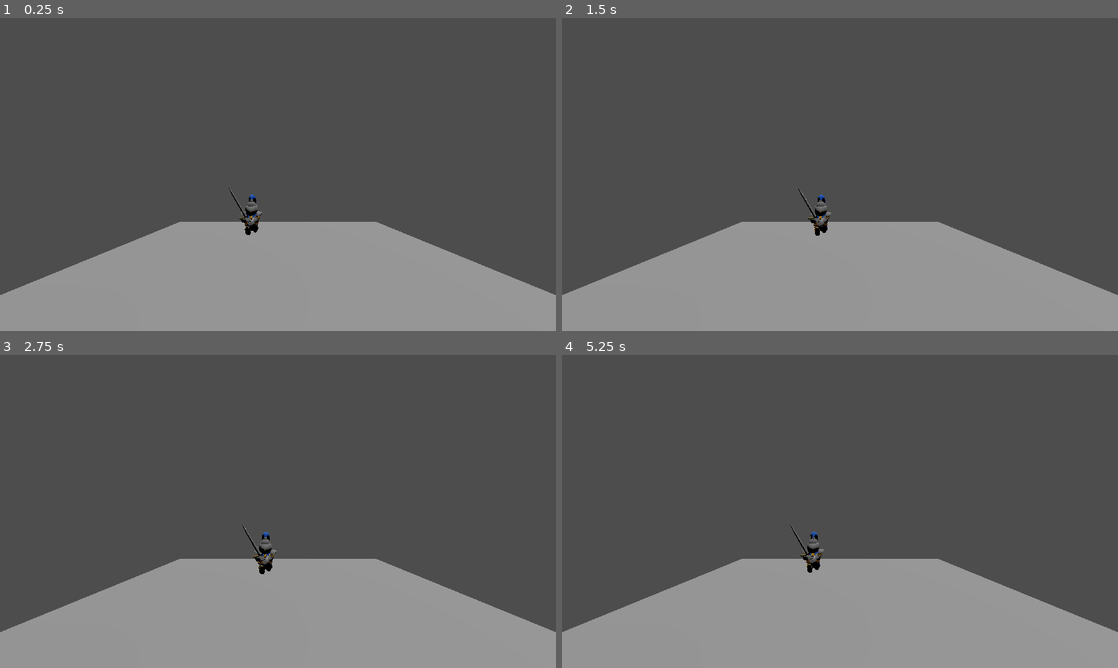
Above: before the commit, frames 1-4 (two rows, left to right).
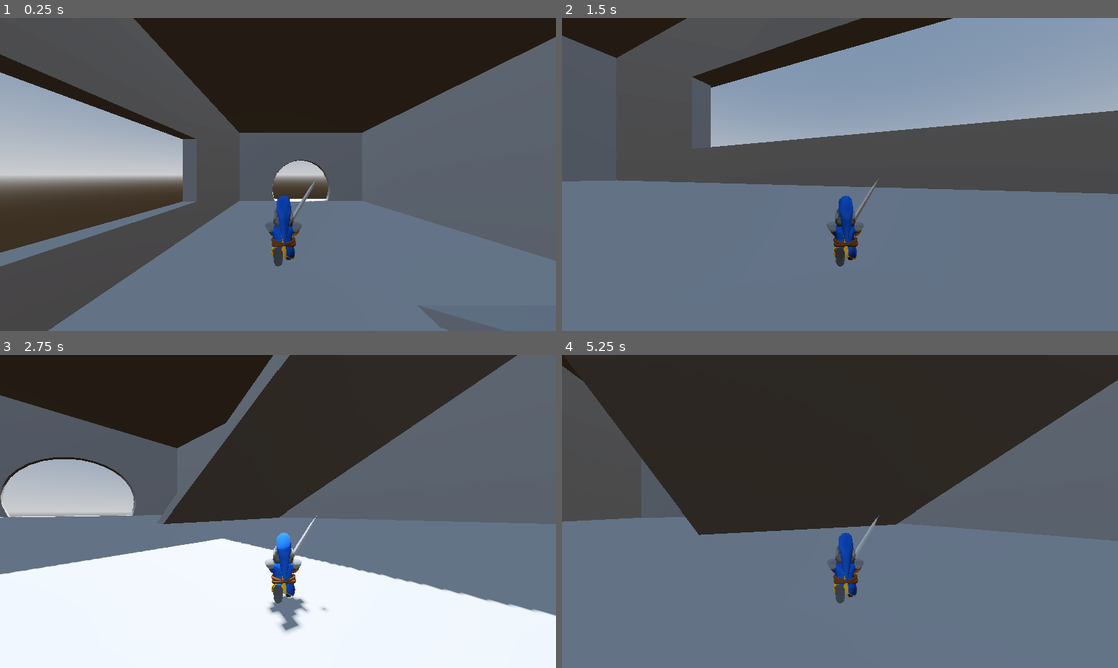
Above: after the commit, the same moments.

Repository: NickBart353/sword-n-board
Game: Godot game, scene res://scenes/main_scenes/game.tscn
The game is run twice, just before and just after one commit, with the same random seed, the same clock (stepped at 60 frames per second) and the same inputs. Before the commit the project starts from res://game.tscn.
Inputs (mouse positions are in pixels of both pictures, inside the frame that each line leads up to):
- Up to frame 1 (0.25 s): no input
- Up to frame 2 (1.5 s): tap Enter (ui_accept) at 0.5, 0.6, 0.77, 1.07, 1.35 s; move the mouse to (962, 158) at 0.52 s; hold Right (ui_right) 0.53-1.28 s; move the mouse to (728, 190) at 1.27 s; hold Down (ui_down) from 1.28 s (still down)
- Up to frame 3 (2.75 s): tap Enter (ui_accept) at 1.52, 1.82, 2.1 s; move the mouse to (333, 442) at 2.02 s; release Down (ui_down) at 2.03 s; hold Right (ui_right) from 2.03 s (still down)
- Up to frame 4 (5.25 s): move the mouse to (812, 574) at 2.77 s; release Right (ui_right) at 2.78 s; hold Up (ui_up) 2.78-3.53 s; tap Enter (ui_accept) at 2.85, 3.02, 3.32, 3.6, 3.77, 4.07, 4.35, 4.52, 4.82, 5.1 s; move the mouse to (1006, 558) at 3.52 s; hold Left (ui_left) 3.53-5.03 s; move the mouse to (673, 464) at 4.27 s; move the mouse to (867, 511) at 5.02 s; hold Down (ui_down) from 5.03 s (still down)

The runs differ from the first frame. In frame 1, 82% of the frame differs, in the area x 0-100%, y 0-100%; in frame 2, 72%; in frame 3, 94%; in frame 4, 94%.

Commit message:
basic player controller, camera movement, house grey box

Diff:
--- a/character_body_3d.gd
+++ /dev/null
@@ -1,26 +0,0 @@
-extends CharacterBody3D
-
-
-const SPEED = 5.0
-const JUMP_VELOCITY = 4.5
-
-
-func _physics_process(delta: float) -> void:
-	# Add the gravity.
-	#if not is_on_floor():
-		#velocity += get_gravity() * delta
-
-	# Handle jump.
-	if Input.is_action_just_pressed("ui_accept") and is_on_floor():
-		velocity.y = JUMP_VELOCITY
-
-	var input_dir := Input.get_vector("ui_left", "ui_right", "ui_up", "ui_down")
-	var direction := (transform.basis * Vector3(input_dir.x, 0, input_dir.y)).normalized()
-	if direction:
-		velocity.x = direction.x * SPEED
-		velocity.z = direction.z * SPEED
-	else:
-		velocity.x = move_toward(velocity.x, 0, SPEED)
-		velocity.z = move_toward(velocity.z, 0, SPEED)
-
-	move_and_slide()
--- a/game.tscn
+++ /dev/null
@@ -1,44 +0,0 @@
-[gd_scene load_steps=6 format=3 uid="uid://23kjgnpf3t1i"]
-
-[ext_resource type="Script" uid="uid://c3nvkxuk2npog" path="res://character_body_3d.gd" id="1_80nbo"]
-[ext_resource type="PackedScene" uid="uid://bdmjx20jqe0c8" path="res://assets/3d_models/TinyUnitsAnimated_RTS/BlueTeam/FBX/BlueTeam_TwoHandSwordsMen_Unit.fbx" id="2_e2o6t"]
-
-[sub_resource type="CapsuleShape3D" id="CapsuleShape3D_e2o6t"]
-
-[sub_resource type="BoxShape3D" id="BoxShape3D_80nbo"]
-size = Vector3(20, 1, 20)
-
-[sub_resource type="BoxMesh" id="BoxMesh_e2o6t"]
-size = Vector3(20, 1, 20)
-
-[node name="Node" type="Node"]
-
-[node name="CharacterBody3D" type="CharacterBody3D" parent="."]
-transform = Transform3D(1, 0, 0, 0, 1, 0, 0, 0, 1, 0, 64.26077, 0)
-script = ExtResource("1_80nbo")
-
-[node name="CollisionShape3D" type="CollisionShape3D" parent="CharacterBody3D"]
-transform = Transform3D(1, 0, 0, 0, 1, 0, 0, 0, 1, 0, 1.4094403, 0)
-shape = SubResource("CapsuleShape3D_e2o6t")
-
-[node name="BlueTeam_TwoHandSwordsMen_Unit2" parent="CharacterBody3D" instance=ExtResource("2_e2o6t")]
-transform = Transform3D(10, 0, 0, 0, 10, 0, 0, 0, 10, -12.899299, -55.2481, 5.3288307)
-
-[node name="DirectionalLight3D" type="DirectionalLight3D" parent="."]
-transform = Transform3D(0.9907526, 0, 0.13568099, -0.13557906, -0.038754098, 0.99000835, 0.005258194, -0.9992488, -0.03839572, 0, 8.562067, 0)
-
-[node name="StaticBody3D" type="StaticBody3D" parent="."]
-transform = Transform3D(10, 0, 0, 0, 10, 0, 0, 0, 10, 0, -10.651558, 0.8529532)
-metadata/_edit_group_ = true
-
-[node name="CollisionShape3D" type="CollisionShape3D" parent="StaticBody3D"]
-shape = SubResource("BoxShape3D_80nbo")
-
-[node name="MeshInstance3D" type="MeshInstance3D" parent="StaticBody3D"]
-mesh = SubResource("BoxMesh_e2o6t")
-
-[node name="Marker3D" type="Marker3D" parent="."]
-transform = Transform3D(1, 0, 0, 0, 1, 0, 0, 0, 1, 0, 151.53079, 200.10419)
-
-[node name="Camera3D" type="Camera3D" parent="Marker3D"]
-transform = Transform3D(1, 0, 0, 0, 0.99939084, -0.0348995, 0, 0.034899496, 0.99939084, 0, -116.44017, -90.33026)
--- a/project.godot
+++ b/project.godot
@@ -11,7 +11,7 @@
 [application]
 
 config/name="SwordNBoard"
-run/main_scene="res://game.tscn"
+run/main_scene="res://scenes/main_scenes/game.tscn"
 config/features=PackedStringArray("4.5", "Forward Plus")
 config/icon="res://icon.svg"
 
@@ -58,3 +58,7 @@
 , Object(InputEventKey,"resource_local_to_scene":false,"resource_name":"","device":-1,"window_id":0,"alt_pressed":false …(183 unchanged characters)…
 ]
 }
+
+[physics]
+
+3d/physics_engine="Jolt Physics"
--- /dev/null
+++ b/scenes/component_scenes/player.tscn
@@ -0,0 +1,28 @@
+[gd_scene load_steps=4 format=3 uid="uid://dv5kbi381wtxm"]
+
+[ext_resource type="Script" uid="uid://c3nvkxuk2npog" path="res://scripts/player.gd" id="1_jlpcf"]
+[ext_resource type="PackedScene" uid="uid://bdmjx20jqe0c8" path="res://assets/3d_models/TinyUnitsAnimated_RTS/BlueTeam/FBX/BlueTeam_TwoHandSwordsMen_Unit.fbx" id="2_hfxgv"]
+
+[sub_resource type="CapsuleShape3D" id="CapsuleShape3D_jlpcf"]
+radius = 0.22998047
+height = 0.8920083
+
+[node name="Player" type="CharacterBody3D" node_paths=PackedStringArray("CAMERA_CONTROLLER")]
+transform = Transform3D(10, 0, 0, 0, 10, 0, 0, 0, 10, 0, 0, 0)
+script = ExtResource("1_jlpcf")
+TILT_LOWER_LIMIT = 180.0
+TILT_UPPER_LIMIT = 0.0
+CAMERA_CONTROLLER = NodePath("Marker3D/Camera3D")
+
+[node name="BlueTeam_TwoHandSwordsMen_Unit2" parent="." instance=ExtResource("2_hfxgv")]
+transform = Transform3D(-0.5, 0, -4.371139e-08, 0, 0.5, 0, 4.371139e-08, 0, -0.5, 0, 0, 0)
+
+[node name="Marker3D" type="Marker3D" parent="."]
+
+[node name="Camera3D" type="Camera3D" parent="Marker3D"]
+transform = Transform3D(0.1, 0, 0, 0, 0.091868095, 0.039500043, 0, 0.039500043, -0.091868095, -0.06244869, 1.2704912, 2.329045)
+fov = 90.0
+
+[node name="CollisionShape3D" type="CollisionShape3D" parent="."]
+transform = Transform3D(1, 0, 0, 0, 1, 0, 0, 0, 1, 0, 0.35990644, 0)
+shape = SubResource("CapsuleShape3D_jlpcf")
--- /dev/null
+++ b/scenes/main_scenes/game.tscn
@@ -0,0 +1,128 @@
+[gd_scene load_steps=5 format=3 uid="uid://23kjgnpf3t1i"]
+
+[ext_resource type="PackedScene" uid="uid://dv5kbi381wtxm" path="res://scenes/component_scenes/player.tscn" id="1_fdak3"]
+
+[sub_resource type="ProceduralSkyMaterial" id="ProceduralSkyMaterial_pv3u3"]
+sky_horizon_color = Color(0.66224277, 0.6717428, 0.6867428, 1)
+ground_horizon_color = Color(0.66224277, 0.6717428, 0.6867428, 1)
+
+[sub_resource type="Sky" id="Sky_fdak3"]
+sky_material = SubResource("ProceduralSkyMaterial_pv3u3")
+
+[sub_resource type="Environment" id="Environment_fqmia"]
+background_mode = 2
+sky = SubResource("Sky_fdak3")
+tonemap_mode = 2
+glow_enabled = true
+
+[node name="Main" type="Node3D"]
+
+[node name="WorldEnvironment" type="WorldEnvironment" parent="."]
+environment = SubResource("Environment_fqmia")
+
+[node name="DirectionalLight3D" type="DirectionalLight3D" parent="."]
+transform = Transform3D(-0.8660254, -0.43301278, 0.25000003, 0.08682413, 0.3621677, 0.9280604, -0.49240392, 0.8254299, -0.27605045, 0, 176.30002, -184)
+shadow_enabled = true
+
+[node name="CSGCombiner3D" type="CSGCombiner3D" parent="."]
+use_collision = true
+
+[node name="Floor2" type="CSGBox3D" parent="CSGCombiner3D"]
+transform = Transform3D(1, 0, 0, 0, 1, 0, 0, 0, 1, 0.8499985, 33.15, 0)
+use_collision = true
+size = Vector3(77.5, 1.7, 145)
+
+[node name="FloorHole" type="CSGBox3D" parent="CSGCombiner3D/Floor2"]
+transform = Transform3D(1, 0, 0, 0, 1, 0, 0, 0, 1, 12.399999, 0.9000015, 18.95)
+operation = 2
+size = Vector3(22.2, 8, 48.5)
+
+[node name="Floor" type="CSGBox3D" parent="CSGCombiner3D"]
+use_collision = true
+size = Vector3(60, 5, 145)
+
+[node name="BackWall" type="CSGBox3D" parent="CSGCombiner3D"]
+transform = Transform3D(1, 0, 0, 0, 1, 0, 0, 0, 1, 3.8146973e-06, 18.25, 71.05)
+size = Vector3(66, 31.5, 3)
+
+[node name="Window" type="CSGBox3D" parent="CSGCombiner3D/BackWall"]
+transform = Transform3D(1, 0, 0, 0, 1, 0, 0, 0, 1, -14.764292, -2.7284708, 0.5529251)
+operation = 2
+size = Vector3(10.8, 11.400001, 7.4)
+
+[node name="Window2" type="CSGBox3D" parent="CSGCombiner3D/BackWall"]
+transform = Transform3D(1, 0, 0, 0, 1, 0, 0, 0, 1, 13.43571, -4.028471, 0.5529251)
+operation = 2
+size = Vector3(10.8, 11.400001, 7.4)
+
+[node name="FrontWall" type="CSGBox3D" parent="CSGCombiner3D"]
+transform = Transform3D(1, 0, 0, 0, 1, 0, 0, 0, 1, 3.8146973e-06, 18.25, -68.45)
+size = Vector3(66, 31.5, 3)
+
+[node name="DoorHole" type="CSGCylinder3D" parent="CSGCombiner3D/FrontWall"]
+transform = Transform3D(1.9106855e-15, -4.371139e-08, 1, -1, -4.371139e-08, 0, 4.371139e-08, -1, -4.371139e-08, 0.24999452, -10.674997, -0.08125305)
+operation = 2
+radius = 12.7
+height = 4.4375
+sides = 32
+
+[node name="RightWall" type="CSGBox3D" parent="CSGCombiner3D"]
+transform = Transform3D(1, 0, 0, 0, 1, 0, 0, 0, 1, 28.5, 17.5, 0)
+size = Vector3(3, 30, 151)
+
+[node name="LeftWall" type="CSGBox3D" parent="CSGCombiner3D"]
+transform = Transform3D(1, 0, 0, 0, 1, 0, 0, 0, 1, -28.500002, 17.5, 0)
+size = Vector3(3, 33, 151)
+
+[node name="Window" type="CSGBox3D" parent="CSGCombiner3D/LeftWall"]
+transform = Transform3D(1, 0, 0, 0, 1, 0, 0, 0, 1, -1.0285778, -2.6569424, 4.555847)
+operation = 2
+size = Vector3(10.8, 12.900001, 69.8)
+
+[node name="TriangleFront" type="CSGBox3D" parent="CSGCombiner3D"]
+transform = Transform3D(0.70710677, -0.70710677, 0, 0.70710677, 0.70710677, 0, 0, 0, 1, 1.3950443, 31.033127, -68.49117)
+size = Vector3(55.9, 56.2, 3)
+
+[node name="BottomRemoved" type="CSGBox3D" parent="CSGCombiner3D/TriangleFront"]
+transform = Transform3D(0.70710677, -0.70710677, 0, 0.70710677, 0.70710677, 0, 0, 0, 1, -19.065632, -19.867271, -1.6437378)
+operation = 2
+size = Vector3(60.014175, 101.40558, 15.004517)
+
+[node name="Window" type="CSGBox3D" parent="CSGCombiner3D/TriangleFront"]
+transform = Transform3D(1, 0, 0, 0, 1, 0, 0, 0, 1, 11.035709, 11.071529, 0.5529251)
+operation = 2
+size = Vector3(10.8, 11.400001, 7.4)
+
+[node name="TriangleBack" type="CSGBox3D" parent="CSGCombiner3D"]
+transform = Transform3D(0.70710677, -0.70710677, 0, 0.70710677, 0.70710677, 0, 0, 0, 1, 0.77788675, 32.16242, 71.063545)
+size = Vector3(56.2, 55.7, 3)
+metadata/_edit_group_ = true
+
+[node name="BottomRemoved" type="CSGBox3D" parent="CSGCombiner3D/TriangleBack"]
+transform = Transform3D(0.70710677, -0.70710677, 0, 0.70710677, 0.70710677, 0, 0, 0, 1, -19.065632, -19.867271, -1.6437378)
+operation = 2
+size = Vector3(60.014175, 101.40558, 15.004517)
+
+[node name="Window" type="CSGBox3D" parent="CSGCombiner3D/TriangleBack"]
+transform = Transform3D(1, 0, 0, 0, 1, 0, 0, 0, 1, 11.035709, 11.071529, 0.5529251)
+operation = 2
+size = Vector3(10.8, 11.400001, 7.4)
+
+[node name="LeftRoof" type="CSGBox3D" parent="CSGCombiner3D"]
+transform = Transform3D(0.7071067, -0.7071067, 0, 0.7071067, 0.7071067, 0, 0, 0, 1, 21.580963, 52.270008, 1.368588)
+size = Vector3(2.2, 62.3, 162.6)
+
+[node name="RightRoof" type="CSGBox3D" parent="CSGCombiner3D"]
+transform = Transform3D(0.70710677, 0.70710677, 0, -0.70710677, 0.70710677, 0, 0, 0, 1, -19.198605, 52.12921, 1.2000046)
+size = Vector3(2.1000001, 61.8, 162.6)
+
+[node name="Stair" type="CSGBox3D" parent="CSGCombiner3D"]
+transform = Transform3D(1, 0, 0, 0, 0.8660254, 0.5, 0, -0.5, 0.8660254, 13.250001, 17.324999, 15.23394)
+size = Vector3(22.2, 1, 65.4)
+
+[node name="Stair" type="CSGBox3D" parent="CSGCombiner3D/Stair"]
+transform = Transform3D(1, 0, 0, 0, 1, 0, 0, 0, 1, -13.050001, 30.526873, -90.5557)
+size = Vector3(22.2, 1, 14.5)
+
+[node name="Player" parent="." instance=ExtResource("1_fdak3")]
+transform = Transform3D(10, 0, 0, 0, 10, 0, 0, 0, 10, -10, 13.000001, 0)
--- /dev/null
+++ b/scripts/player.gd
@@ -0,0 +1,64 @@
+extends CharacterBody3D
+
+
+const SPEED = 10.0
+const JUMP_VELOCITY = 4.5
+
+func _ready() -> void:
+	Input.set_mouse_mode(Input.MOUSE_MODE_CAPTURED)
+
+func _physics_process(delta: float) -> void:
+	# Add the gravity.
+	if not is_on_floor():
+		velocity += get_gravity() * delta
+
+	# Handle jump.
+	if Input.is_action_just_pressed("ui_accept") and is_on_floor():
+		velocity.y = JUMP_VELOCITY
+
+	var input_dir := Input.get_vector("ui_left", "ui_right", "ui_up", "ui_down")
+	var direction := (transform.basis * Vector3(input_dir.x, 0, input_dir.y)).normalized()
+	if direction:
+		velocity.x = direction.x * SPEED
+		velocity.z = direction.z * SPEED
+	else:
+		velocity.x = move_toward(velocity.x, 0, SPEED)
+		velocity.z = move_toward(velocity.z, 0, SPEED)
+
+	_update_camera(delta)
+
+	move_and_slide()
+
+var _mouse_input : bool = false
+var _mouse_rotation : Vector3
+var _rotation_input : float
+var _tilt_input : float
+var _player_rotation : Vector3
+var _camera_rotation : Vector3
+
+func _unhandled_input(event):
+	_mouse_input = event is InputEventMouseMotion and Input.get_mouse_mode() == Input.MOUSE_MODE_CAPTURED
+	if _mouse_input :
+		_rotation_input = -event.relative.x * MOUSE_SENSITIVITY
+		_tilt_input = -event.relative.y * MOUSE_SENSITIVITY
+
+@export var TILT_LOWER_LIMIT := deg_to_rad(-90.0)
+@export var TILT_UPPER_LIMIT := deg_to_rad(90.0)
+@export var CAMERA_CONTROLLER : Camera3D
+@export var MOUSE_SENSITIVITY : float = 0.5
+
+func _update_camera(delta):
+	_mouse_rotation.x += _tilt_input * delta
+	_mouse_rotation.x = clamp(_mouse_rotation.x, TILT_UPPER_LIMIT, TILT_UPPER_LIMIT)
+	_mouse_rotation.y += _rotation_input * delta
+
+	_player_rotation = Vector3(0.0,_mouse_rotation.y,0.0)
+	_camera_rotation = Vector3(_mouse_rotation.x,0.0,0.0)
+
+	CAMERA_CONTROLLER.transform.basis = Basis.from_euler(_camera_rotation)
+	CAMERA_CONTROLLER.rotation.z = 0.0
+
+	global_transform.basis = Basis.from_euler(_player_rotation)
+
+	_rotation_input = 0.0
+	_tilt_input = 0.0
Renamed: character_body_3d.gd.uid -> scripts/player.gd.uid
